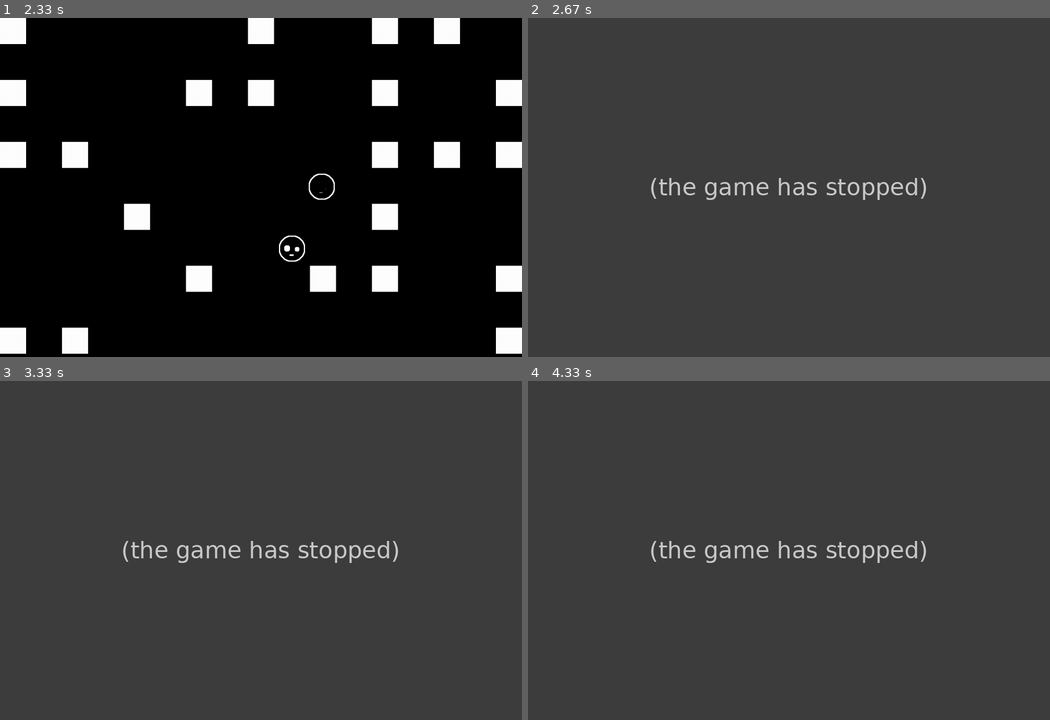
Above: before the commit, frames 1-4 (two rows, left to right).
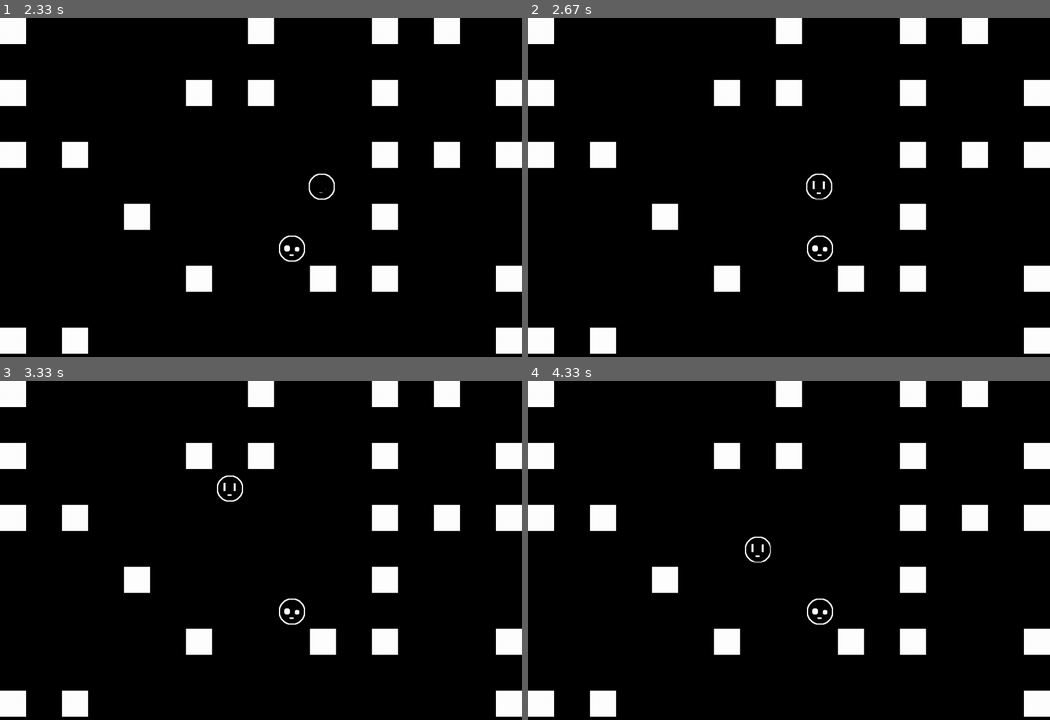
Above: after the commit, the same moments.

Repository: lukyth/PyGame_OOP
Game: pygame game, started from main.py
The game is run twice, just before and just after one commit, with the same random seed, the same clock (stepped at 60 frames per second) and the same inputs. The source is Python 2; it was converted automatically to run under Python 3.
Inputs:
- Up to frame 1 (2.33 s): hold D 0.33-0.8 s; hold W 0.83-1.13 s; tap Space at 0.9, 1.23, 1.53, 1.73, 2.03, 2.3 s; hold D 1.17-1.63 s; hold A 1.67-2.2 s; hold S from 2.23 s (still down)
- Up to frame 2 (2.67 s): release S at 2.53 s; hold A from 2.57 s (still down); tap Space at 2.63 s
- Up to frame 3 (3.33 s): tap Space at 2.93, 3.07 s; release A at 2.97 s; hold W from 3 s (still down)
- Up to frame 4 (4.33 s): release W at 3.37 s; hold S from 4.07 s (still down); tap Space at 4.13 s

Frame 1 is identical in both runs. In frame 2, 100% of the frame differs, in the area x 0-100%, y 0-100%; in frame 3, 100%; in frame 4, 100%.
Error before the commit: NameError: name 'init_died_delay' is not defined (element.py line 139); the game stopped at 2.57 s (later frames are placeholders)

Commit message:
'init-lukyth'

Diff:
--- a/element.py
+++ b/element.py
@@ -129,14 +129,14 @@
         if(self.blastTime < 0):
             self.isBomb = False
             self.isPlant = False
-            self.blastTime = init_blastTime
+            self.blastTime = Bomb.init_blastTime
     def check_player(self,player):
         player.died_delay -= Bomb.init_decay_time
         if self.isBomb and ((( self.bomb_position[0]-self.blast_position<= player.x+64 <= self.bomb_position[0]-self.blast_position + self.blast_range) and ( self.bomb_position[1]-16 <= player.y+64 <= self.bomb_position[1]-16 + self.blast_range) )
             or
             (( self.bomb_position[0]-16 <= player.x+64 <= self.bomb_position[0]-16 + self.blast_range ) and ( self.bomb_position[1]-self.blast_position <= player.y+64 <= self.bomb_position[1]-self.blast_position + self.blast_range))):
             if(player.died_delay <= 0):
-                player.died_delay = init_died_delay
+                player.died_delay = player.init_died_delay
                 player.times_died += 1
                 print " Player",player.this_player," DIED", player.times_died," times"
 
@@ -183,3 +183,9 @@
         return self.x
     def get_y(self):
         return self.y
+
+    def wall_random_position(self):
+        pass
+
+    def check_wall_offscreen(self):
+        pass
